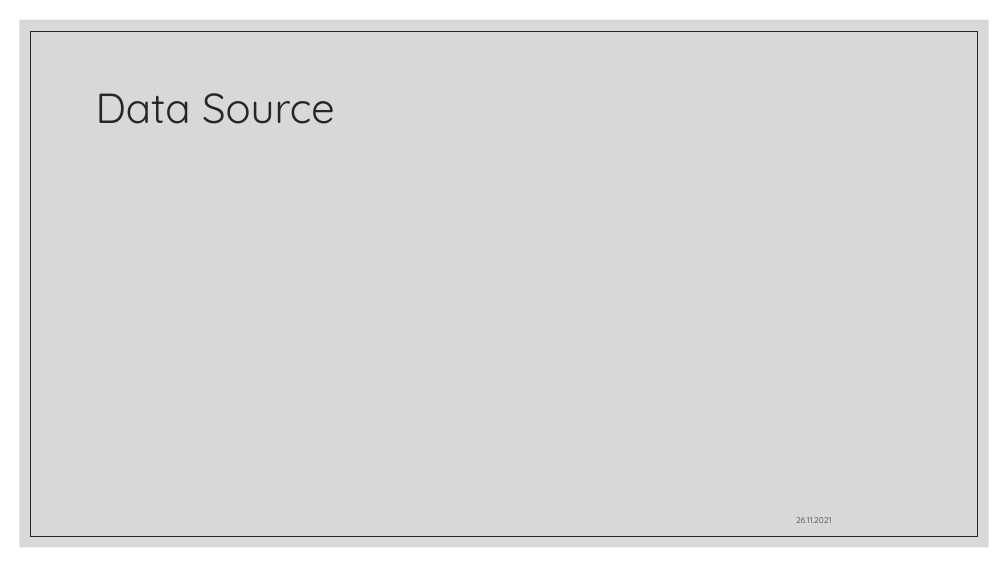
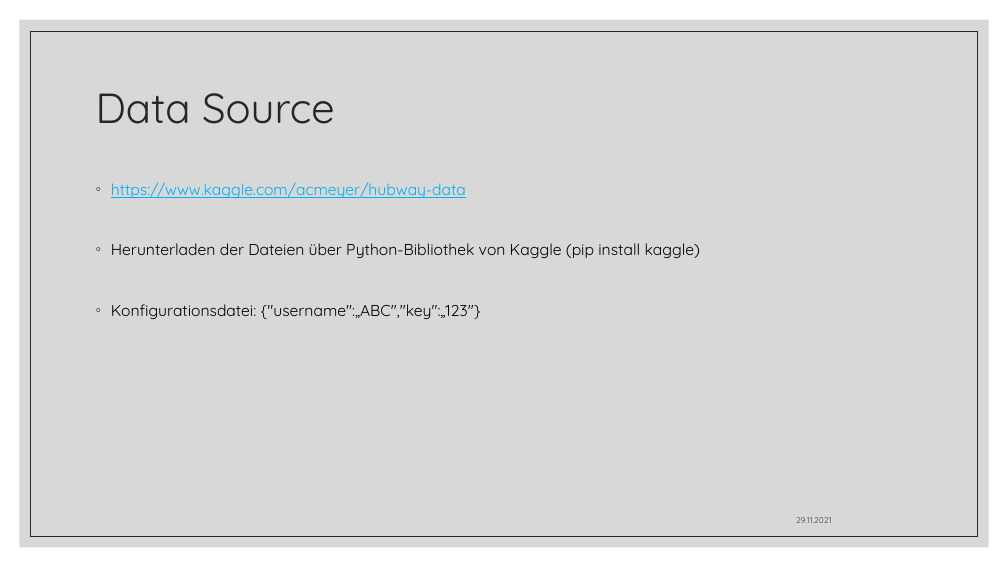
Before and after one commit to MoodyPat/BigDataHubway, a slide deck: slide 2 of Praensentation.pptx. Drawn at 1008x567 pixels with LibreOffice and Linux fonts; fonts in the diff are those of the drawing. Boxes give left, top, right and bottom in pixels: in the first picture for what was removed or moved away, otherwise in the second. Text is boxed around its words. In the diff, an @@ line names an element or a change of style, - is before the commit and + after.

```diff
--- a/Praensentation.pptx
+++ b/Praensentation.pptx
@@ text added at (x1=111, y1=182, x2=700, y2=319), 15 pt, text #000000 @@
+◦ https://www.kaggle.com/acmeyer/hubway-data
+◦ Herunterladen der Dateien über Python-Bibliothek von Kaggle (pip install kaggle)
+◦ Konfigurationsdatei: {"username":„ABC","key":„123"}
```
Also in this commit, not shown: 1 other slide changed, 13 slides added, 2 other files.
